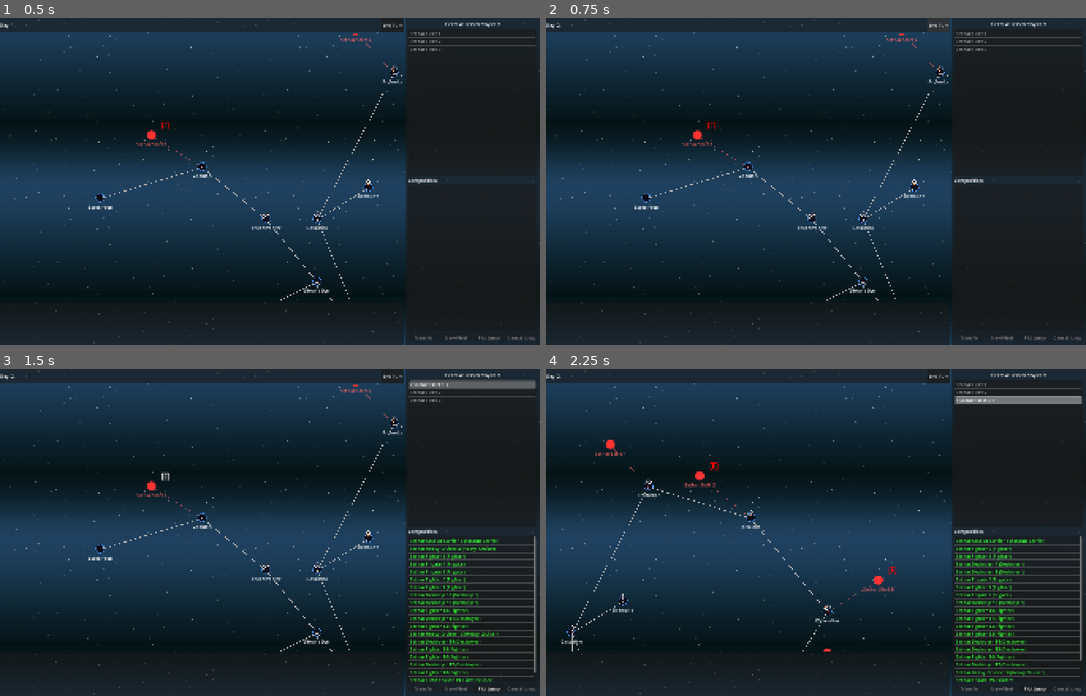
Above: before the commit, frames 1-4 (two rows, left to right).
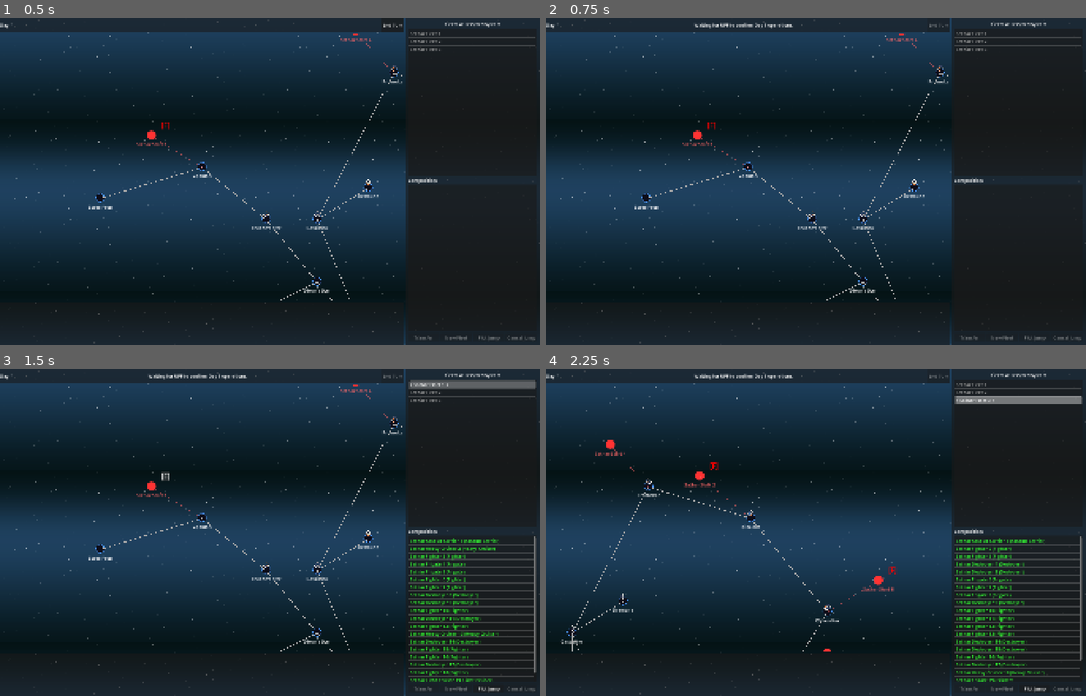
Above: after the commit, the same moments.

Repository: jjeffers/sf-kh-simulator
Game: Godot game, scene res://Scenes/CampaignMap.tscn
Same seed, same stepped clock (60 frames per second), same inputs: the game is played once before the commit and once after it. This scene is started directly instead of the project's main scene.
Inputs:
- Up to frame 1 (0.5 s): no input
- Up to frame 2 (0.75 s): click "End Turn" at 0.5 s
- Up to frame 3 (1.5 s): click "[F]" at 1.25 s
- Up to frame 4 (2.25 s): click "[F]" at 2 s

Frame 1 is identical in both runs. In frame 2, 0.2% of the frame differs, in the area x 2-75%, y 1-4%; in frame 3, 0.2%; in frame 4, 0.2%.

Commit message:
feat(campaign-flow): Implement Multiplayer End Turn sync and In-Game Console

Diff:
--- a/Scenes/CampaignMap.tscn
+++ b/Scenes/CampaignMap.tscn
@@ -33,8 +33,12 @@
 
 [node name="TurnLabel" type="Label" parent="HBoxContainer/VBoxLeft/TopBar/HBox"]
 layout_mode = 2
+text = "Day: 1"
+
+[node name="TurnStatusLabel" type="Label" parent="HBoxContainer/VBoxLeft/TopBar/HBox"]
+layout_mode = 2
 size_flags_horizontal = 3
-text = "Day: 1"
+horizontal_alignment = 1
 
 [node name="EndTurnBtn" type="Button" parent="HBoxContainer/VBoxLeft/TopBar/HBox"]
 layout_mode = 2
--- a/Scripts/CampaignManager.gd
+++ b/Scripts/CampaignManager.gd
@@ -2,8 +2,9 @@
 
 signal campaign_day_advanced(new_day: int)
 signal fleet_arrived(fleet: CampaignFleet, system_id: String)
-signal campaign_encounter_triggered(system_id: String, upf_fleets: Array, sathar_fleets: Array)
+signal campaign_encounter_triggered(system_id: String, upf_forces: Array, sathar_forces: Array)
 signal map_data_loaded()
+signal turn_ready_changed(upf_ready: bool, sathar_ready: bool)
 
 var map_data: Dictionary = {}
 var systems: Dictionary = {} # system_name -> data
@@ -12,6 +13,9 @@
 
 var fleets: Array[CampaignFleet] = []
 var current_day: int = 1
+
+var upf_ready: bool = false
+var sathar_ready: bool = false
 
 # Tracks destroyed stations for win/loss conditions
 var destroyed_stations_count: int = 0
@@ -262,8 +266,31 @@
 	fleet.start_move(destination_id, TRANSIT_DAYS)
 	return true
 
+@rpc("any_peer", "call_local", "reliable")
+func request_end_turn(faction: String):
+	if multiplayer.is_server():
+		if faction == "UPF": upf_ready = true
+		elif faction == "Sathar": sathar_ready = true
+
+		# Broadcast updated readiness to all clients
+		update_turn_ready.rpc(upf_ready, sathar_ready)
+
+		ConsoleManager.log_message("[color=yellow]End Turn Requested: %s. Status - UPF:%s, Sathar:%s[/color]" % [faction, str(upf_ready), str(sathar_ready)])
+
+		if upf_ready and sathar_ready:
+			end_turn()
+
+@rpc("authority", "call_local", "reliable")
+func update_turn_ready(upf: bool, sathar: bool):
+	upf_ready = upf
+	sathar_ready = sathar
+	emit_signal("turn_ready_changed", upf_ready, sathar_ready)
+
 func end_turn():
+	ConsoleManager.log_message("[color=green]Both factions ready. Advancing from Day %d to Day %d[/color]" % [current_day, current_day + 1])
 	current_day += 1
+	upf_ready = false
+	sathar_ready = false
 	var arriving_fleets: Array[CampaignFleet] = []
 
 	for fleet in fleets:
@@ -274,6 +301,23 @@
 	emit_signal("campaign_day_advanced", current_day)
 
 	_check_for_encounters()
+
+	# After processing the turn, broadcast the new state and readiness
+	if multiplayer.is_server() and has_node("/root/NetworkManager"):
+		var nm = get_node("/root/NetworkManager")
+		nm.sync_campaign_state.rpc(serialize_state())
+		update_turn_ready.rpc(upf_ready, sathar_ready)
+
+func serialize_state() -> Dictionary:
+	var state = {
+		"current_day": current_day,
+		"destroyed_stations": destroyed_stations_count,
+		"destroyed_fortresses": destroyed_fortresses_count,
+		"fleets": []
+	}
+	for f in fleets:
+		state["fleets"].append(f.serialize())
+	return state
 
 func _check_for_encounters():
 	# Group all stationary fleets by system
--- a/Scripts/CampaignMap.gd
+++ b/Scripts/CampaignMap.gd
@@ -14,6 +14,7 @@
 @onready var cancel_jump_btn = $HBoxContainer/VBoxRight/Panel/VBox/ActionHBox/CancelJumpBtn
 @onready var plot_jump_btn = $HBoxContainer/VBoxRight/Panel/VBox/ActionHBox/PlotJumpBtn
 @onready var end_turn_btn = $HBoxContainer/VBoxLeft/TopBar/HBox/EndTurnBtn
+@onready var turn_status_label = $HBoxContainer/VBoxLeft/TopBar/HBox/TurnStatusLabel
 
 const MAP_GRID_WIDTH = 45.0
 const MAP_GRID_HEIGHT = 55.0
@@ -41,6 +42,7 @@
 
 	campaign.map_data_loaded.connect(_on_map_data_loaded)
 	campaign.campaign_day_advanced.connect(_on_day_advanced)
+	campaign.turn_ready_changed.connect(_on_turn_ready_changed)
 	campaign.fleet_arrived.connect(_on_fleet_arrived)
 	campaign.campaign_encounter_triggered.connect(_on_encounter)
 
@@ -135,9 +137,10 @@
 	layer.add_child(rect)
 
 func _log_event(msg: String):
-	event_log.text += "\\nLOG Day %d: %s" % [campaign.current_day, msg]
+	event_log.text += "\nLOG Day %d: %s" % [campaign.current_day, msg]
 	# Auto-scroll
 	event_log.scroll_to_line(event_log.get_line_count() - 1)
+	ConsoleManager.log_message(msg)
 
 func _on_map_data_loaded():
 	_draw_routes()
@@ -427,35 +430,32 @@
 
 func _on_system_gui_input(event: InputEvent, sys_name: String):
 	if event is InputEventMouseButton and event.pressed:
-		print("DEBUG Map GUI Input: sys=", sys_name, " btn=", event.button_index, " shift=", event.shift_pressed)
+		ConsoleManager.log_message("DEBUG Map GUI Input: sys=%s btn=%d" % [sys_name, event.button_index])
 
 		# If we have a fleet selected
 		var sel_fac = "None"
 		if selected_fleet: sel_fac = selected_fleet.faction
-		print("DEBUG Map State: selected_fleet=", (selected_fleet != null), " fac=", sel_fac, " my_fac=", _get_my_faction(), " is_plotting=", is_plotting_jump)
 
 		if event.button_index == MOUSE_BUTTON_LEFT:
 			if is_plotting_jump and selected_fleet != null and selected_fleet.faction == _get_my_faction() and not selected_fleet.is_moving():
-				print("DEBUG Map: Initiating Left-Click Plotting")
+				ConsoleManager.log_message("DEBUG Map: Left-Click Plotting")
 				if campaign.are_systems_connected(selected_fleet.current_system_id, sys_name):
-					print("DEBUG Map: Route connected, executing!")
 					_execute_jump(sys_name)
 					plot_jump_btn.button_pressed = false
 					return
 				else:
-					print("DEBUG Map: Route NOT connected from ", selected_fleet.current_system_id)
+					ConsoleManager.log_message("[color=red]Route NOT connected from %s[/color]" % selected_fleet.current_system_id)
 
 			_focus_system_only(sys_name)
 
 		elif event.button_index == MOUSE_BUTTON_RIGHT:
-			print("DEBUG Map: Initiating Right-Click Plotting")
+			ConsoleManager.log_message("DEBUG Map: Right-Click Plotting")
 			if selected_fleet != null and selected_fleet.faction == _get_my_faction() and not selected_fleet.is_moving():
 				if campaign.are_systems_connected(selected_fleet.current_system_id, sys_name):
-					print("DEBUG Map: Route connected, executing!")
 					_execute_jump(sys_name)
 					plot_jump_btn.button_pressed = false
 				else:
-					print("DEBUG Map: Route NOT connected from ", selected_fleet.current_system_id)
+					ConsoleManager.log_message("[color=red]Route NOT connected from %s[/color]" % selected_fleet.current_system_id)
 
 func _focus_system_only(sys_name: String):
 	if selected_system_id != sys_name:
@@ -616,23 +616,25 @@
 	pass
 
 func _execute_jump(target_id: String):
-	print("DEBUG Map Execute Jump: Fleet=", selected_fleet.fleet_name, " Target=", target_id)
-	if campaign.order_fleet_move(selected_fleet, target_id):
-		_log_event("%s has jumped for %s. ETA: Day %d." % [selected_fleet.fleet_name, target_id, campaign.current_day + campaign.TRANSIT_DAYS])
-		plot_jump_btn.button_pressed = false
-		plot_jump_btn.disabled = true
-		cancel_jump_btn.disabled = false
-		_update_fleet_list()
-		# Re-select the fleet to highlight it
-		for i in range(fleet_list.item_count):
-			if fleet_list.get_item_metadata(i) == selected_fleet:
-				fleet_list.select(i)
-				break
-		_update_composition_panel()
-		_draw_fleets()
-		_draw_routes()
-	else:
-		print("DEBUG Map Execute Jump FAILED from CampaignManager.order_fleet_move")
+	if selected_fleet:
+		ConsoleManager.log_message("DEBUG Map Executing Jump: %s -> %s" % [selected_fleet.current_system_id, target_id])
+		if campaign.order_fleet_move(selected_fleet, target_id):
+			ConsoleManager.log_message("[color=green]DEBUG Map Success![/color]")
+			_log_event("%s has jumped for %s. ETA: Day %d." % [selected_fleet.fleet_name, target_id, campaign.TRANSIT_DAYS])
+			plot_jump_btn.button_pressed = false
+			plot_jump_btn.disabled = true
+			cancel_jump_btn.disabled = false
+			_update_fleet_list()
+			# Re-select the fleet to highlight it
+			for i in range(fleet_list.item_count):
+				if fleet_list.get_item_metadata(i) == selected_fleet:
+					fleet_list.select(i)
+					break
+			_update_composition_panel()
+			_draw_fleets()
+			_draw_routes()
+		else:
+			ConsoleManager.log_message("[color=red]DEBUG Map Execute Jump FAILED from CampaignManager.order_fleet_move[/color]")
 
 func _on_cancel_jump_pressed():
 	if selected_fleet == null or not selected_fleet.is_moving():
@@ -655,9 +657,31 @@
 	_draw_routes()
 
 func _on_end_turn_pressed():
-	campaign.end_turn()
+	var my_fac = _get_my_faction()
+	if my_fac in ["UPF", "Sathar"]:
+		end_turn_btn.disabled = true
+		turn_status_label.text = "Waiting for other player..."
+		campaign.request_end_turn.rpc_id(1, my_fac)
+	else:
+		# Fallback if testing locally as GM
+		campaign.request_end_turn("UPF")
+		campaign.request_end_turn("Sathar")
+
+func _on_turn_ready_changed(upf_ready: bool, sathar_ready: bool):
+	var my_fac = _get_my_faction()
+	var other_fac = "Sathar" if my_fac == "UPF" else "UPF"
+
+	if my_fac == "UPF" and upf_ready and not sathar_ready:
+		turn_status_label.text = "Waiting for Sathar to confirm Day %d operations." % campaign.current_day
+	elif my_fac == "Sathar" and sathar_ready and not upf_ready:
+		turn_status_label.text = "Waiting for UPF to confirm Day %d operations." % campaign.current_day
+	elif not upf_ready and not sathar_ready:
+		turn_status_label.text = "" # Will reset normally with _on_day_advanced
 
 func _on_day_advanced(day: int):
+	# Re-enable the button
+	end_turn_btn.disabled = false
+	turn_status_label.text = ""
 	_update_ui()
 	_draw_fleets()
 
@@ -668,3 +692,4 @@
 func _on_encounter(sys_id, upf, sathar):
 	_log_event("COMBAT TRIGGERED AT %s!" % sys_id)
 	# TODO: Transition to tactical Scene!
+	# TODO: Transition to tactical Scene!
--- /dev/null
+++ b/Scripts/ConsoleManager.gd
@@ -0,0 +1,67 @@
+extends Node
+
+var canvas: CanvasLayer
+var panel: PanelContainer
+var output: RichTextLabel
+var max_lines: int = 200
+var _logs: Array[String] = []
+
+func _ready():
+	process_mode = Node.PROCESS_MODE_ALWAYS
+
+	canvas = CanvasLayer.new()
+	canvas.layer = 100 # Ensure it draws on top of everything
+
+	panel = PanelContainer.new()
+	panel.custom_minimum_size = Vector2(0, 300)
+	panel.set_anchors_preset(Control.PRESET_TOP_WIDE)
+
+	# Transparent black background
+	var style = StyleBoxFlat.new()
+	style.bg_color = Color(0, 0, 0, 0.8)
+	panel.add_theme_stylebox_override("panel", style)
+
+	output = RichTextLabel.new()
+	output.scroll_following = true
+	output.bbcode_enabled = true
+	output.selection_enabled = true
+	output.custom_minimum_size = Vector2(0, 300)
+	output.add_theme_font_size_override("normal_font_size", 14)
+
+	# Apply some margins inside the panel
+	var margin = MarginContainer.new()
+	margin.add_theme_constant_override("margin_top", 10)
+	margin.add_theme_constant_override("margin_bottom", 10)
+	margin.add_theme_constant_override("margin_left", 10)
+	margin.add_theme_constant_override("margin_right", 10)
+
+	margin.add_child(output)
+	panel.add_child(margin)
+
+	canvas.add_child(panel)
+
+	# Start hidden
+	canvas.visible = false
+
+	# We must add the canvas to the root so it persists across scene changes
+	get_tree().root.call_deferred("add_child", canvas)
+
+	log_message("[color=green]Console Initialized. Press ~ to collapse.[/color]")
+
+func _input(event):
+	if event is InputEventKey and event.pressed and not event.echo:
+		if event.keycode == KEY_ASCIITILDE or event.keycode == KEY_QUOTELEFT:
+			toggle_console()
+			get_viewport().set_input_as_handled()
+
+func toggle_console():
+	canvas.visible = not canvas.visible
+
+func log_message(msg: String):
+	print(msg.strip_edges()) # Still print to standard stdout
+	_logs.append(msg)
+	if _logs.size() > max_lines:
+		_logs.pop_front()
+
+	if output:
+		output.text = "\n".join(_logs)
--- a/Scripts/NetworkManager.gd
+++ b/Scripts/NetworkManager.gd
@@ -149,7 +149,7 @@
 	lobby_data = data
 	lobby_updated.emit()
 
-@rpc("authority", "call_local", "reliable")
+@rpc("authority", "reliable")
 func sync_campaign_state(state_data: Dictionary):
 	print("[NetworkManager] Received Campaign State Sync")
 	var cm = get_tree().root.get_node_or_null("CampaignManager")
--- a/project.godot
+++ b/project.godot
@@ -23,6 +23,7 @@
 
 NetworkManager="*res://Scripts/NetworkManager.gd"
 MusicManager="*res://Scripts/MusicManager.gd"
+ConsoleManager="*res://Scripts/ConsoleManager.gd"
 
 [display]
 
--- a/test/unit/test_campaign_fleet_logic.gd
+++ b/test/unit/test_campaign_fleet_logic.gd
@@ -4,8 +4,13 @@
 
 func before_each():
 	campaign_mgr = preload("res://Scripts/CampaignManager.gd").new()
-	add_child_autofree(campaign_mgr)
+	campaign_mgr.name = "CampaignManager"
+	get_tree().root.add_child(campaign_mgr)
 	campaign_mgr._load_map_data()
+
+func after_each():
+	if is_instance_valid(campaign_mgr):
+		campaign_mgr.queue_free()
 
 func test_fleet_movement_and_arrival():
 	# Manually spawn fleets for testing
--- /dev/null
+++ b/test_load.gd
@@ -0,0 +1,9 @@
+extends SceneTree
+
+func _init():
+	var gm = load("res://Scripts/GameManager.gd")
+	if gm == null:
+		print("FAILED TO LOAD GAMEMANAGER")
+	else:
+		print("SUCCESSFULLY LOADED GAMEMANAGER")
+	quit()
Not shown, changed: client_log.txt
Not shown, changed: host_log.txt
